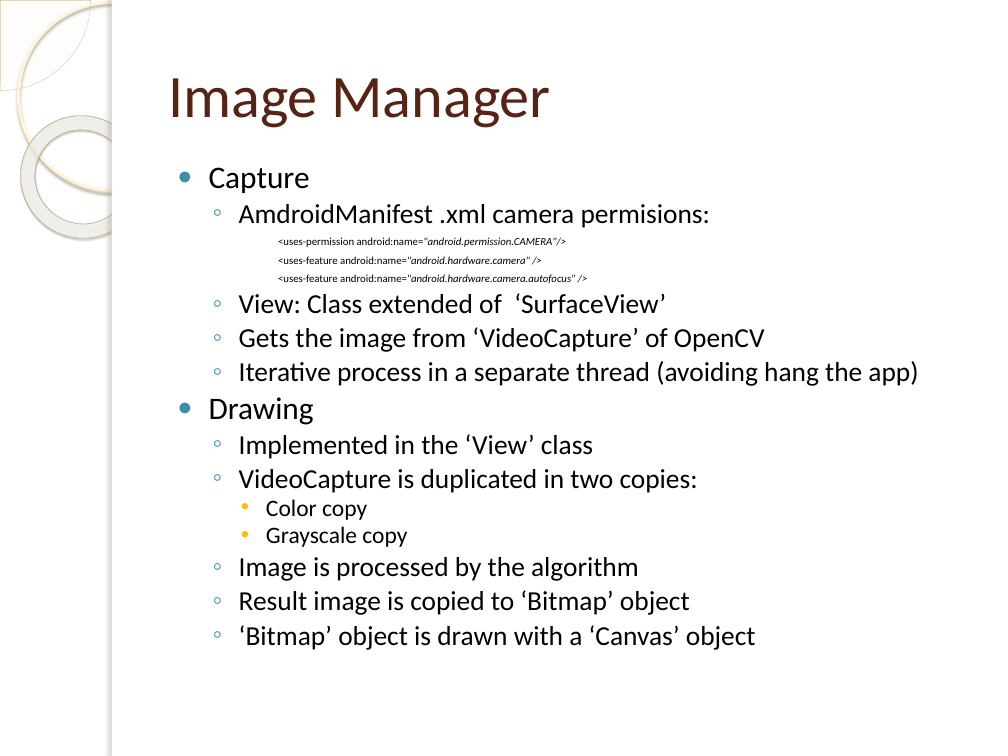
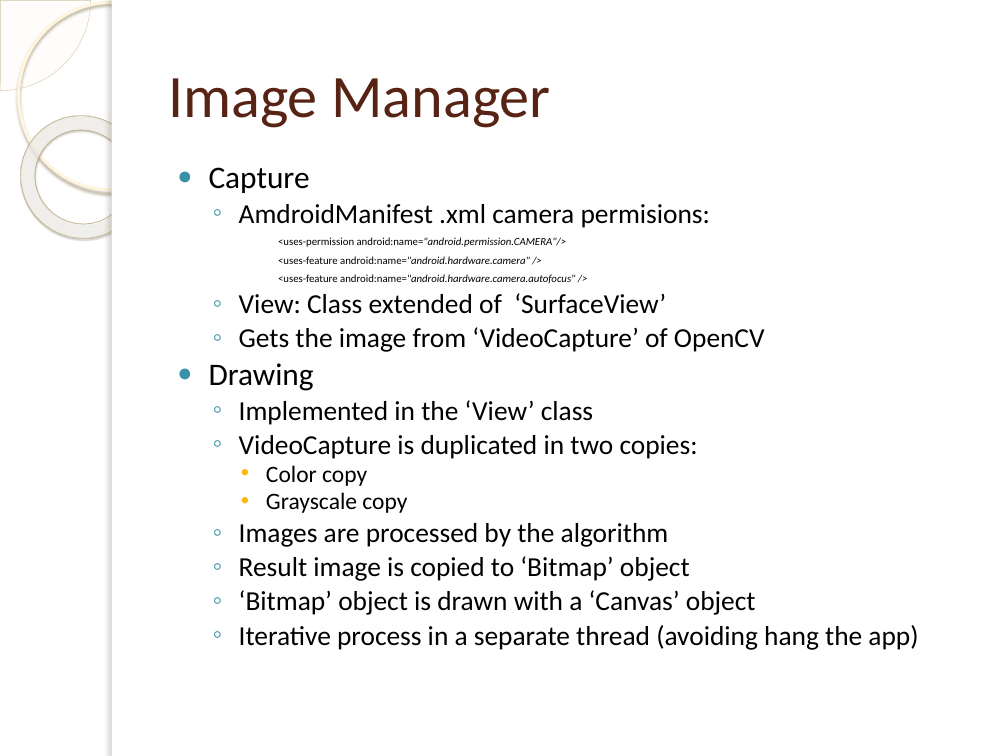
Before and after one commit to OrionGG/ivandroid, a slide deck: slide 8 of Presentacion/doc/EMOTICONIZER.pptx. Drawn at 1008x756 pixels with LibreOffice and Linux fonts; fonts in the diff are those of the drawing; background and template pictures are left out. Boxes give left, top, right and bottom in pixels: in the first picture for what was removed or moved away, otherwise in the second. Text is boxed around its words. In the diff, an @@ line names an element or a change of style, - is before the commit and + after.

```diff
--- a/Presentacion/doc/EMOTICONIZER.pptx
+++ b/Presentacion/doc/EMOTICONIZER.pptx
@@ text at [239, 361, 918, 386]: paragraph removed @@
-  ◦ Iterative process in a separate thread (avoiding hang the app)
@@ text at [239, 523, 669, 547]: text changed @@
-  ◦ Image is processed by the algorithm
+  ◦ Images are processed by the algorithm
@@ text at [239, 625, 918, 650]: paragraph added @@
+  ◦ Iterative process in a separate thread (avoiding hang the app)
```
Also in this commit, not shown: 5 other slides changed, 4 slides added, 1 slide removed.
